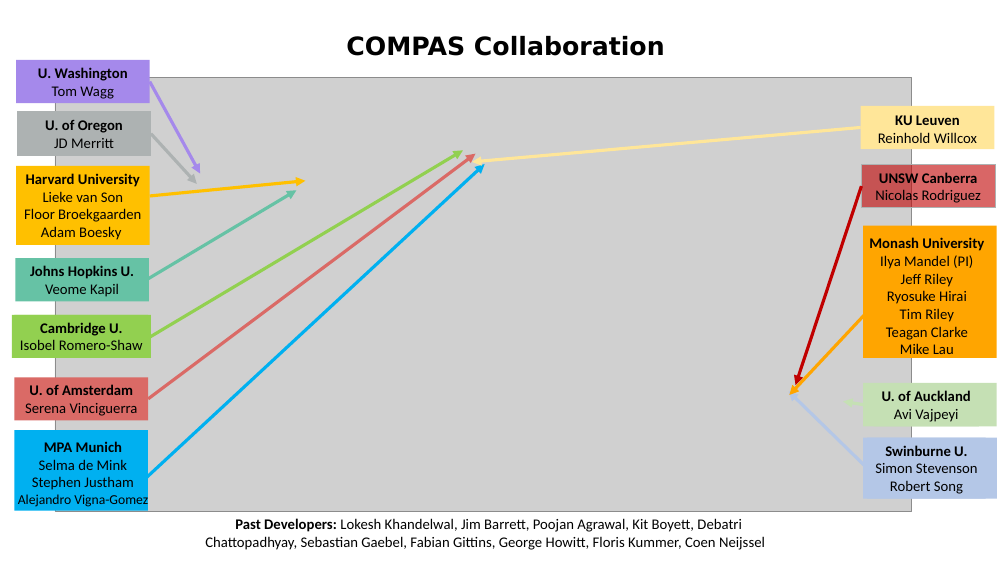
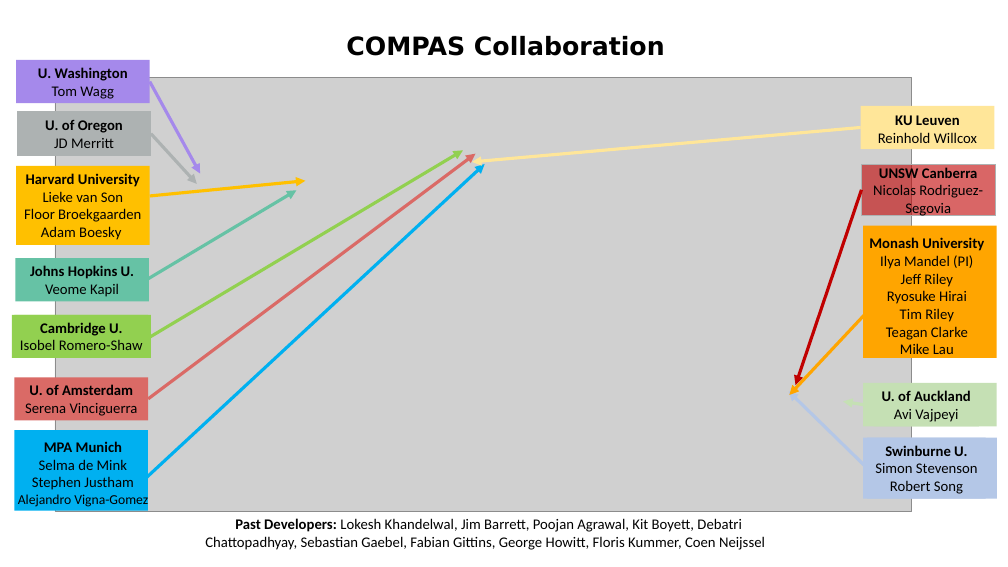
Before and after one commit to TeamCOMPAS/TeamCOMPAS.github.io, a slide deck: slide 1 of images/Team2023.pptx. Drawn at 1008x567 pixels with LibreOffice and Linux fonts; fonts in the diff are those of the drawing; grey boxes stand for pictures. Boxes give left, top, right and bottom in pixels: in the first picture for what was removed or moved away, otherwise in the second. Text is boxed around its words. In the diff, an @@ line names an element or a change of style, - is before the commit and + after.

Commit message:
Segovia

```diff
--- a/images/Team2023.pptx
+++ b/images/Team2023.pptx
@@ rectangle "UNSW Canberra": place and size @@
-rectangle "UNSW Canberra" at (861, 165, 995, 208)
+rectangle "UNSW Canberra" at (861, 165, 995, 216)
@@ arrow moved from (861, 186) - (796, 385) to (861, 190) - (796, 385) @@
@@ text in rectangle at (873, 184, 983, 217): text changed @@
-Nicolas Rodriguez
+Nicolas Rodriguez-Segovia
```
Also in this commit, not shown: 1 other file.
